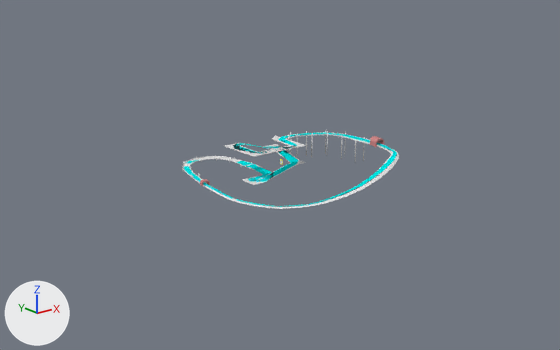
Renders of the Blender file media/trunk/tracks/fortmagma/fortmagma.blend from each side of a commit.
Before and after are seen from a 50 mm lens placed at (-531.0, -726.0, 267.0), pointed at (10.0, -49.0, -4.0). The lights are fixed; the arrows at lower left show +X, +Y and +Z. The first picture is the older version.

In view in the first picture: 'brick_bridge.003', 'main driveline' and 8 more.
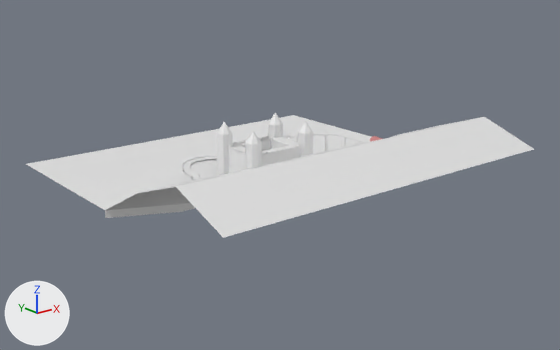
Boxes [x1, y1, x2, y2] around the edits, measured in the pictures (560 x 350 px):
'RockCliff', shown
    after: [105, 117, 534, 238]
'Lava', shown
    after: [26, 115, 371, 210]
'main driveline', hidden
    before: [183, 132, 397, 207]
'castle', shown
    after: [229, 137, 301, 173]
'tower.003', shown
    after: [217, 133, 233, 175]
'tower', shown
    after: [245, 142, 262, 170]
'tower.001', shown
    after: [297, 132, 313, 156]
'Cube.001', shown
    after: [229, 135, 301, 157]
'tower.002', shown
    after: [268, 123, 283, 140]
'tower_top.003', shown
    after: [246, 131, 262, 144]
'tower_top.002', shown
    after: [298, 121, 313, 134]
'tower_top', shown
    after: [217, 122, 232, 135]
'tower_top.001', shown
    after: [268, 113, 283, 125]

The change in detail:
me_bsodcastle_drvr is used by ob_main_driveline; location (0.0, 0.0, 0.0).
me_bsodcastle_drvr had 176 vertices, 86 faces, 2 loose edges and spanned x -75.0..121.0, y -172.0..61.0, z -11.0..33.0.
me_bsodcastle_drvr now has 176 vertices, 0 faces, 261 loose edges and spans x -75.0..121.0, y -172.0..61.0, z -11.0..33.0.
Part 1, on me_bsodcastle_drvr:
86 faces are deleted.
259 loose edges are added.
Object 'main driveline' (ob_main_driveline) is now hidden.
Object 'tower_top' (ob_tower_top) is now shown.
Object 'tower_top.003' (ob_tower_top_003) is now shown.
Object 'tower_top.002' (ob_tower_top_002) is now shown.
Object 'tower_top.001' (ob_tower_top_001) is now shown.
Object 'Cube.001' (ob_cube_001) is now shown.
Object 'tower.003' (ob_tower_003) is now shown.
Object 'tower.002' (ob_tower_002) is now shown.
Object 'tower.001' (ob_tower_001) is now shown.
Object 'tower' (ob_tower) is now shown.
Object 'castle' (ob_castle) is now shown.
Object 'TunnelEntrance' (ob_tunnelentrance) is now shown.
Object 'Lava' (ob_lava) is now shown.
Object 'RockCliff' (ob_rockcliff) is now shown.
